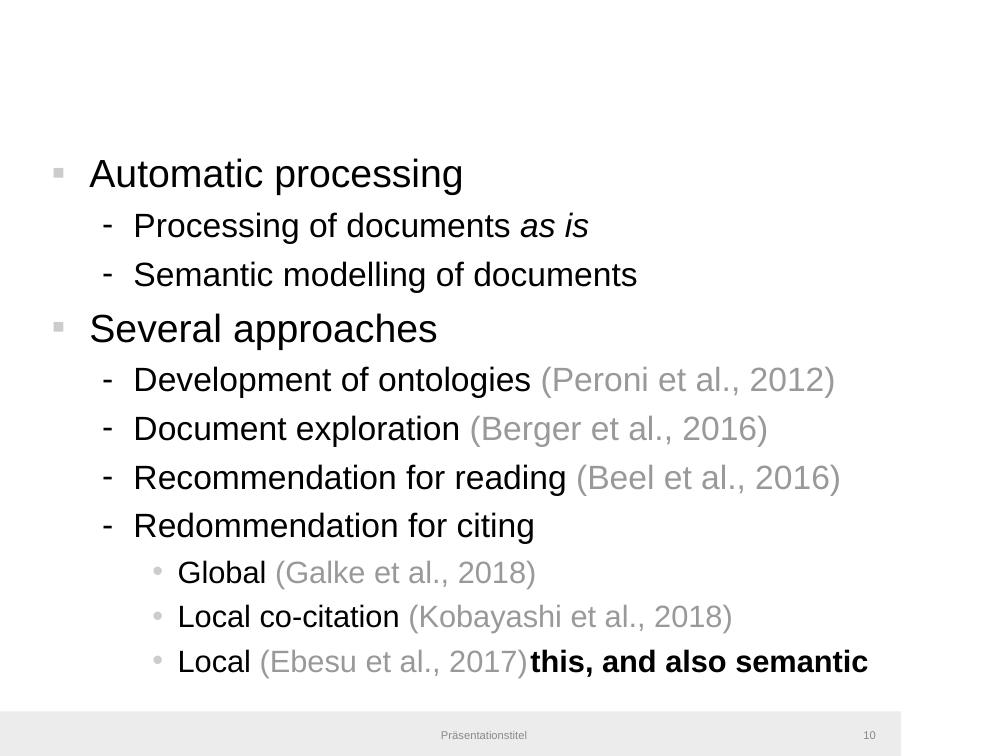
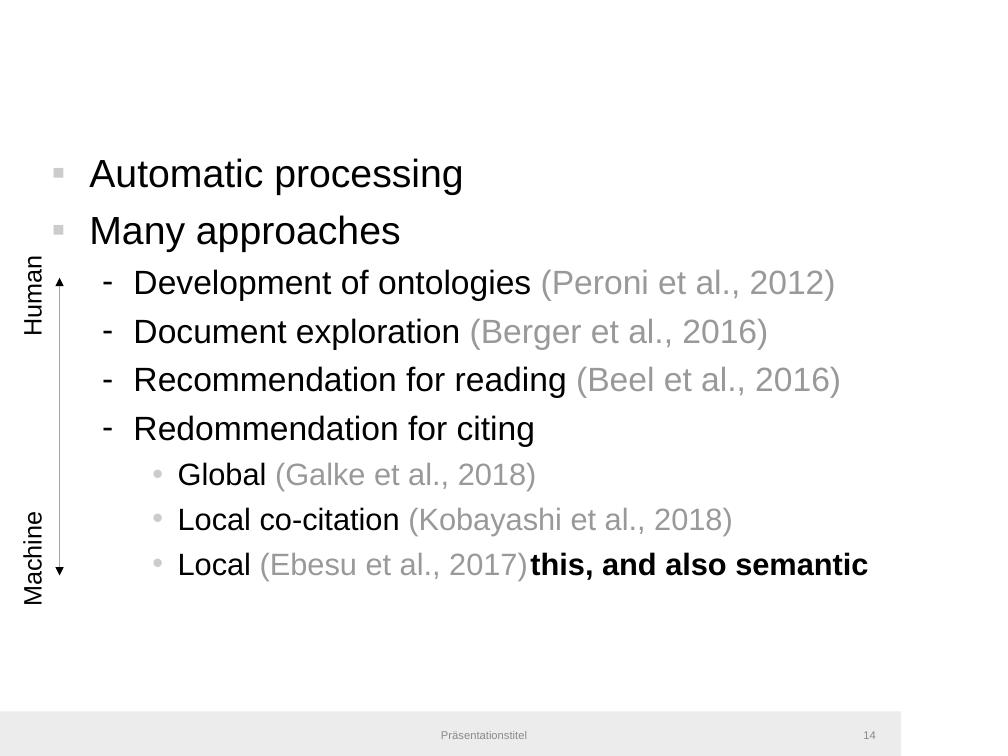
Before and after one commit to IllDepence/master_thesis, a slide deck: slide 14 of pres/pres.odp (slide 10 before the commit). Drawn at 1008x756 pixels with LibreOffice and Linux fonts; fonts in the diff are those of the drawing; background and template pictures are left out. Boxes give left, top, right and bottom in pixels: in the first picture for what was removed or moved away, otherwise in the second. Text is boxed around its words. In the diff, an @@ line names an element or a change of style, - is before the commit and + after.

```diff
--- a/pres/pres.odp
+++ b/pres/pres.odp
@@ text at box(89, 215, 401, 252): text changed; size 24 to 28 pt @@
-  – Processing of documents as is
-  – Semantic modelling of documents
-▪ Several approaches
+▪ Many approaches
@@ text added at box(19, 264, 47, 334), 18 pt, text #000000 @@
+Human
@@ double arrow added from (59, 278) to (59, 576), #000000 0 pt @@
@@ text added at box(19, 520, 47, 603), 18 pt, text #000000 @@
+Machine
```
Also in this commit, not shown: 10 other slides changed, 10 slides added, 4 slides removed, 5 other files.
